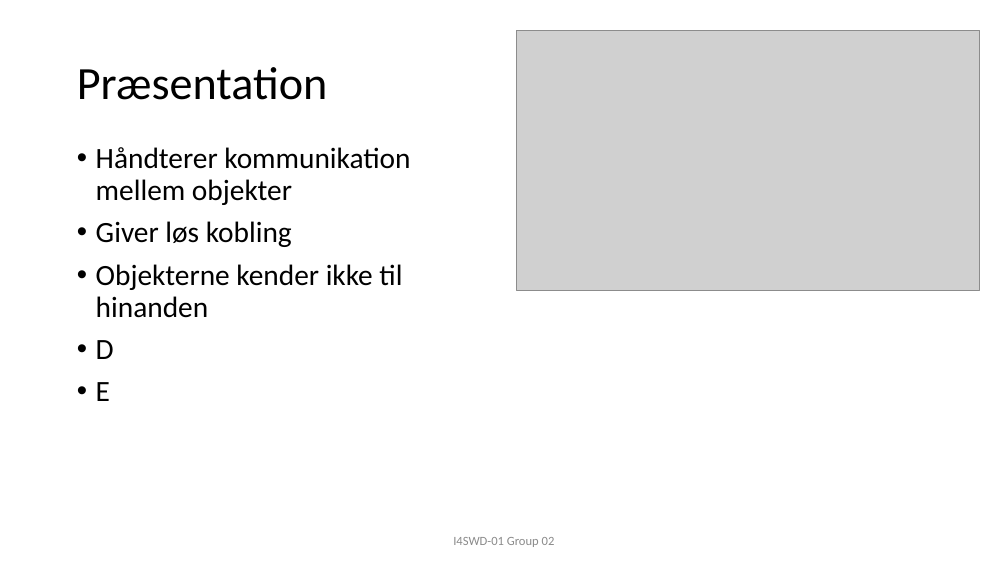
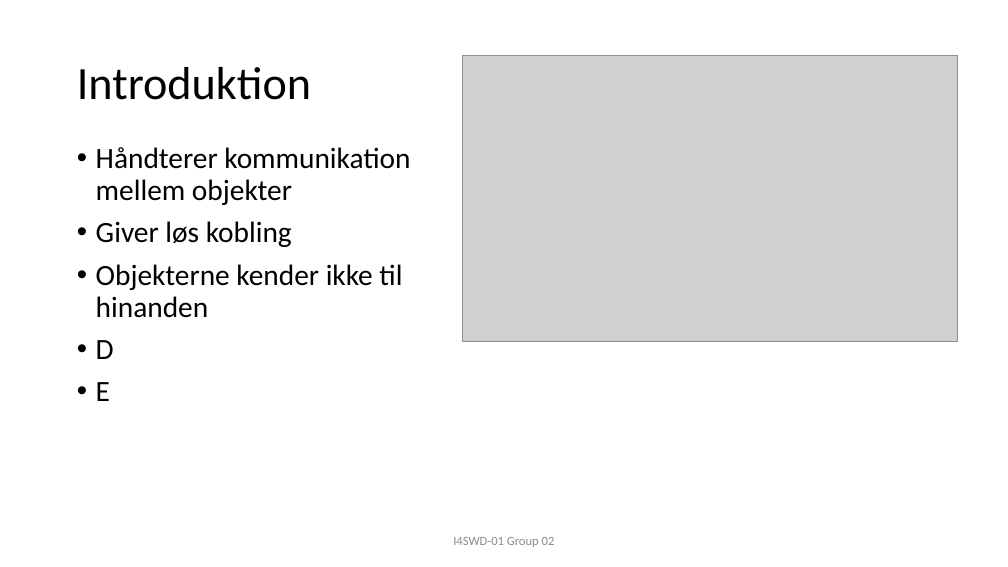
Before and after one commit to JonasRasborg/SWD, a slide deck: slide 2 of F17-I4SWD-AfsluttendeOpgaveGruppe02-Mediator-presenstation.pptx. Drawn at 1008x567 pixels with LibreOffice and Linux fonts; fonts in the diff are those of the drawing; grey boxes stand for pictures. Boxes give left, top, right and bottom in pixels: in the first picture for what was removed or moved away, otherwise in the second. Text is boxed around its words. In the diff, an @@ line names an element or a change of style, - is before the commit and + after.

Commit message:
Præsentation + rapport opdateret

```diff
--- a/F17-I4SWD-AfsluttendeOpgaveGruppe02-Mediator-presenstation.pptx
+++ b/F17-I4SWD-AfsluttendeOpgaveGruppe02-Mediator-presenstation.pptx
@@ picture: place and size @@
-picture at [517, 30, 980, 290]
+picture at [463, 55, 958, 342]
@@ title at [77, 67, 311, 100]: text changed @@
-Præsentation
+Introduktion
```
Also in this commit, not shown: 2 other slides changed, 2 slides added, 4 other files.
